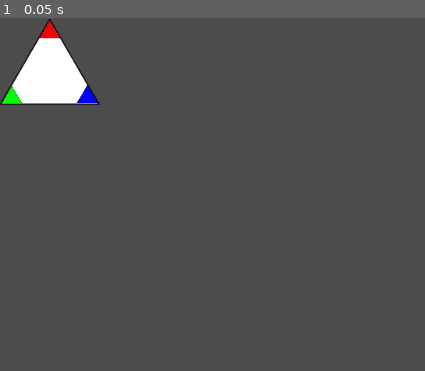
Above: before the commit, frame 1.
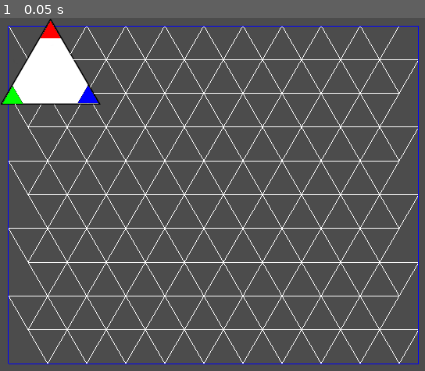
Above: after the commit, the same moment.

Repository: madjamteam/TriangleMumble
Game: Godot game, scene res://scenes/scena1.tscn
Two runs of this game, one before a commit and one after it. Both use one fixed random seed, a clock stepped at 60 frames per second and the inputs below.
Inputs:
- Up to frame 1 (0.05 s): no input

The runs differ from the first frame. In frame 1, 11% of the frame differs, in the area x 0-99%, y 0-99%.

Commit message:
Added Init Grid

Diff:
--- a/scenes/scena1.tscn
+++ b/scenes/scena1.tscn
@@ -1,7 +1,10 @@
-[gd_scene load_steps=2 format=2]
+[gd_scene load_steps=3 format=2]
 
 [ext_resource path="res://scenes/Gameboard.tscn" type="PackedScene" id=1]
+[ext_resource path="res://scripts/NodeInit.gd" type="Script" id=2]
 
 [node name="Node" type="Node"]
 
 [node name="Node2D" parent="." instance=ExtResource( 1 )]
+position = Vector2( 1, 0 )
+script = ExtResource( 2 )
--- /dev/null
+++ b/scripts/NodeInit.gd
@@ -0,0 +1,43 @@
+extends Node2D
+
+const COLUMNS: float = 10.0
+const ROWS: float = 10.0
+const TRIANGLE_SIDE: float = 50.0
+const MARGIN_OFFSET: int = 10
+
+const ROW_STEP: float = sqrt( pow(TRIANGLE_SIDE, 2) - pow(TRIANGLE_SIDE/2, 2))
+
+# Called when the node enters the scene tree for the first time.
+func _ready():
+	pass # Replace with function body.
+
+# Called every frame. 'delta' is the elapsed time since the previous frame.
+#func _process(delta):
+#	pass
+
+func _draw():
+	for x in range(COLUMNS):
+		for y in range(ROWS):
+			draw_polyline(TriangleVector(x, y),
+					Color(255, 255, 255, 1))
+	draw_rect(Rect2(
+		Vector2(MARGIN_OFFSET,MARGIN_OFFSET),
+		Vector2((COLUMNS*(TRIANGLE_SIDE))+(TRIANGLE_SIDE/2),ROWS*ROW_STEP)),
+		"#0000FF",
+		false)
+
+func TriangleVector(x: float, y: float):
+	if fmod(y, 2.0) == 0.0:
+		return [
+			Vector2(MARGIN_OFFSET+x*TRIANGLE_SIDE,MARGIN_OFFSET+y*ROW_STEP),
+			Vector2(MARGIN_OFFSET+x*TRIANGLE_SIDE+TRIANGLE_SIDE,MARGIN_OFFSET+y*ROW_STEP),
+			Vector2(MARGIN_OFFSET+x*TRIANGLE_SIDE+(TRIANGLE_SIDE/2),MARGIN_OFFSET+y*ROW_STEP+ROW_STEP),
+			Vector2(MARGIN_OFFSET+x*TRIANGLE_SIDE,MARGIN_OFFSET+y*ROW_STEP)
+			]
+	else:
+		return [
+			Vector2(MARGIN_OFFSET+x*TRIANGLE_SIDE+(TRIANGLE_SIDE/2),MARGIN_OFFSET+y*ROW_STEP),
+			Vector2(MARGIN_OFFSET+x*TRIANGLE_SIDE+TRIANGLE_SIDE+(TRIANGLE_SIDE/2),MARGIN_OFFSET+y*ROW_STEP),
+			Vector2(MARGIN_OFFSET+x*TRIANGLE_SIDE+(TRIANGLE_SIDE/2)+(TRIANGLE_SIDE/2),MARGIN_OFFSET+y*ROW_STEP+ROW_STEP),
+			Vector2(MARGIN_OFFSET+x*TRIANGLE_SIDE+(TRIANGLE_SIDE/2),MARGIN_OFFSET+y*ROW_STEP)
+		]
